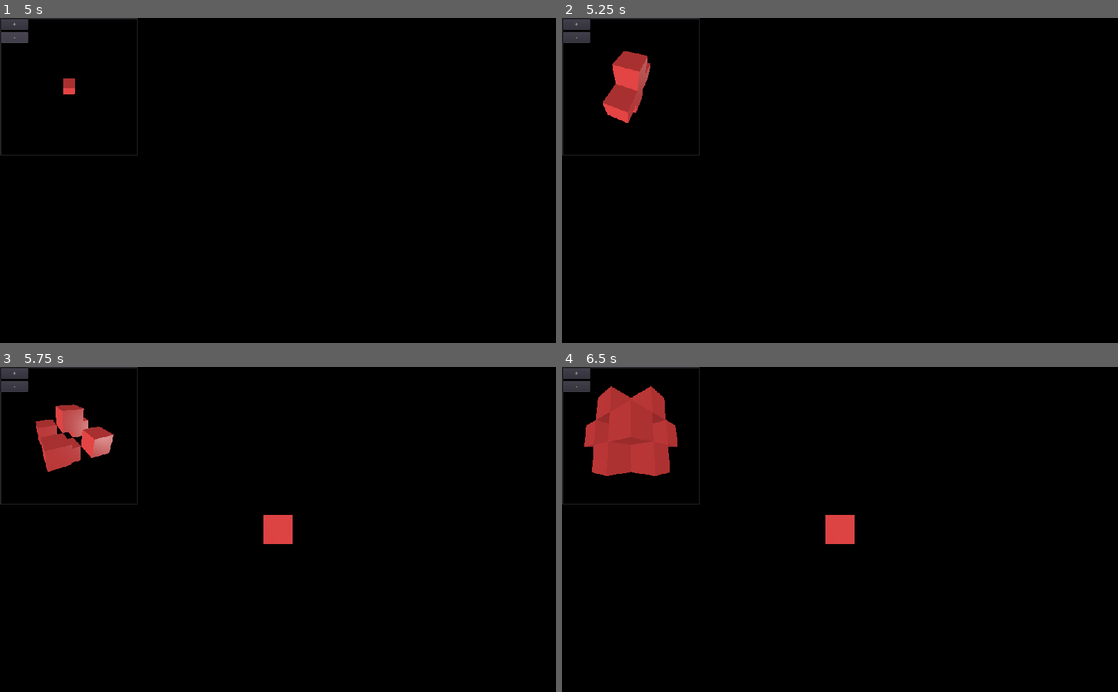
Above: before the commit, frames 1-4 (two rows, left to right).
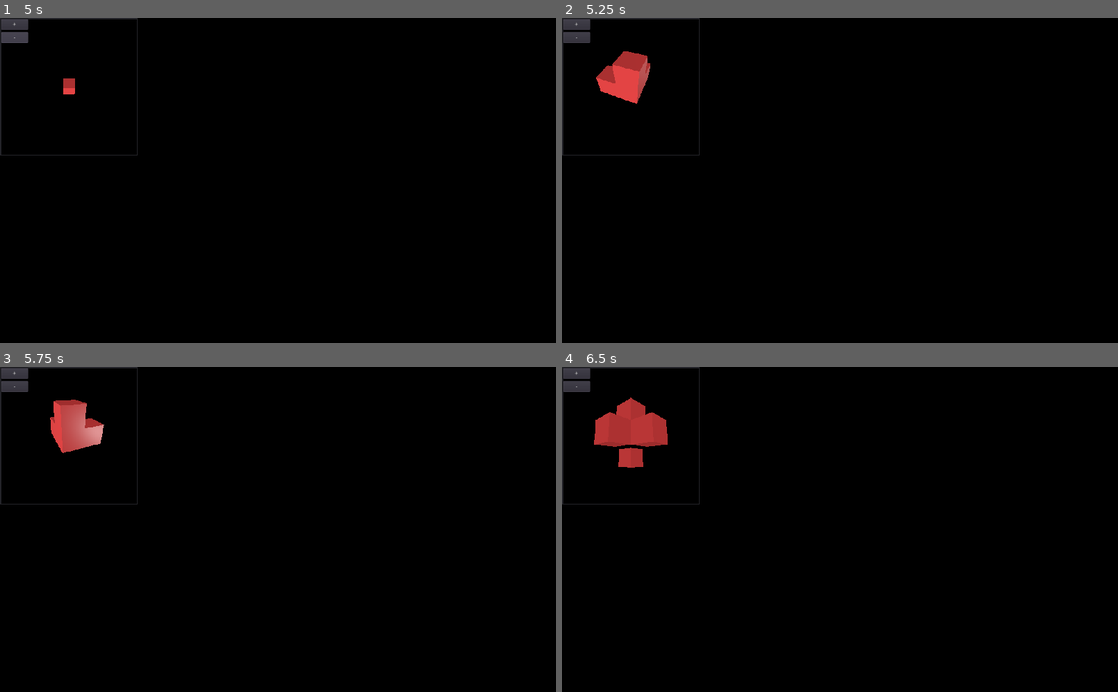
Above: after the commit, the same moments.

Repository: voxelv/blockbeat
Game: Godot game, scene res://main/main.tscn
Same seed, same stepped clock (60 frames per second), same inputs: the game is played once before the commit and once after it.
Inputs (mouse positions are in pixels of both pictures, inside the frame that each line leads up to):
- Up to frame 1 (5 s): click "+" at 0.5 s; click "-" at 1.25 s; click "+" at 2 s; click "-" at 2.75 s; click "+" at 3.5 s; click "-" at 4.25 s
- Up to frame 2 (5.25 s): tap Enter (ui_accept) at 5, 5.1 s; move the mouse to (962, 164) at 5.02 s; click (962, 164) at 5.17 s
- Up to frame 3 (5.75 s): tap Enter (ui_accept) at 5.27, 5.57 s
- Up to frame 4 (6.5 s): move the mouse to (728, 545) at 5.77 s; tap Down (cam_down) at 5.85 s; click (728, 545) at 5.92 s; tap Enter (ui_accept) at 6.02, 6.05, 6.32 s

Frame 1 is identical in both runs. In frame 2, 0.7% of the frame differs, in the area x 6-15%, y 14-33%; in frame 3, 1.9%; in frame 4, 2.5%, in the area x 4-53%, y 5-55%.

Commit message:
shape checking working

Diff:
--- a/src/main/main.gd
+++ b/src/main/main.gd
@@ -6,12 +6,23 @@
 onready var goal_camera = find_node("goal_camera") as _goal_camera_pre
 
 func _ready():
-	pass
+	randomize()
+	player_shape.connect("cubes_changed", self, "_on_player_shape_cubes_changed")
 
 func _process(delta):
 	if Input.is_action_just_pressed("ui_accept"):
-		var size = shapes_lib.SIZE.values()[randi() % (shapes_lib.SIZE.keys().size()-1) + 1]
-		var shape_list = shapes_lib.shapes[size]
-		var shape_data = shape_list[randi() % shape_list.size()]
-		goal_shape.set_shape(shape_data)
-		goal_camera.set_zoom_for_size(size)
+		next_shape()
+		player_shape.set_shape(shapes_lib.NULL_SHAPE)
+
+func _on_player_shape_cubes_changed():
+	if shapes_lib.shapes_match(player_shape.cubes.keys(), goal_shape.cubes.keys()):
+		next_shape()
+		player_shape.set_shape(shapes_lib.NULL_SHAPE)
+
+func next_shape():
+#	var size = shapes_lib.SIZE.values()[randi() % (shapes_lib.SIZE.keys().size()-1) + 1]
+	var size = shapes_lib.SIZE.THREE
+	var shape_list = shapes_lib.shapes[size]
+	var shape_data = shape_list[shape_list.keys()[randi() % len(shape_list.keys())]]
+	goal_shape.set_shape(shape_data)
+	goal_camera.set_zoom_for_size(size)
--- a/src/main/main.tscn
+++ b/src/main/main.tscn
@@ -1,28 +1,32 @@
-[gd_scene load_steps=9 format=2]
+[gd_scene load_steps=10 format=2]
 
 [ext_resource path="res://main/main.gd" type="Script" id=1]
-[ext_resource path="res://main/lighting.tscn" type="PackedScene" id=2]
-[ext_resource path="res://main/main_camera.tscn" type="PackedScene" id=3]
-[ext_resource path="res://main/player_shape/player_shape.tscn" type="PackedScene" id=4]
-[ext_resource path="res://black_environment.tres" type="Environment" id=5]
-[ext_resource path="res://main/goal_shape/goal_camera.tscn" type="PackedScene" id=6]
-[ext_resource path="res://main/goal_shape/goal_shape.tscn" type="PackedScene" id=7]
+[ext_resource path="res://util/gizmo.tscn" type="PackedScene" id=2]
+[ext_resource path="res://main/lighting.tscn" type="PackedScene" id=3]
+[ext_resource path="res://main/main_camera.tscn" type="PackedScene" id=4]
+[ext_resource path="res://main/player_shape/player_shape.tscn" type="PackedScene" id=5]
+[ext_resource path="res://black_environment.tres" type="Environment" id=6]
+[ext_resource path="res://main/goal_shape/goal_camera.tscn" type="PackedScene" id=7]
+[ext_resource path="res://main/goal_shape/goal_shape.tscn" type="PackedScene" id=8]
 
 [sub_resource type="World" id=1]
 
 [node name="main" type="Node"]
 script = ExtResource( 1 )
 
-[node name="Lighting" parent="." instance=ExtResource( 2 )]
+[node name="gizmo" parent="." instance=ExtResource( 2 )]
+visible = false
 
-[node name="cam" parent="." instance=ExtResource( 3 )]
+[node name="Lighting" parent="." instance=ExtResource( 3 )]
+
+[node name="cam" parent="." instance=ExtResource( 4 )]
 mouse_control = true
 max_zoom = 7.0
 
-[node name="player_shape" parent="." instance=ExtResource( 4 )]
+[node name="player_shape" parent="." instance=ExtResource( 5 )]
 
 [node name="WorldEnvironment" type="WorldEnvironment" parent="."]
-environment = ExtResource( 5 )
+environment = ExtResource( 6 )
 
 [node name="Control2" type="Control" parent="."]
 margin_right = 254.0
@@ -59,15 +63,18 @@
 render_target_update_mode = 3
 
 [node name="WorldEnvironment" type="WorldEnvironment" parent="Control2/MarginContainer/Control/ViewportContainer/Viewport"]
-environment = ExtResource( 5 )
+environment = ExtResource( 6 )
 
 [node name="Spatial" type="Spatial" parent="Control2/MarginContainer/Control/ViewportContainer/Viewport"]
 
-[node name="Lighting" parent="Control2/MarginContainer/Control/ViewportContainer/Viewport/Spatial" instance=ExtResource( 2 )]
+[node name="Lighting" parent="Control2/MarginContainer/Control/ViewportContainer/Viewport/Spatial" instance=ExtResource( 3 )]
 
-[node name="goal_camera" parent="Control2/MarginContainer/Control/ViewportContainer/Viewport/Spatial" instance=ExtResource( 6 )]
+[node name="goal_camera" parent="Control2/MarginContainer/Control/ViewportContainer/Viewport/Spatial" instance=ExtResource( 7 )]
 
-[node name="goal_shape" parent="Control2/MarginContainer/Control/ViewportContainer/Viewport/Spatial" instance=ExtResource( 7 )]
+[node name="goal_shape" parent="Control2/MarginContainer/Control/ViewportContainer/Viewport/Spatial" instance=ExtResource( 8 )]
+
+[node name="gizmo" parent="Control2/MarginContainer/Control/ViewportContainer/Viewport/Spatial" instance=ExtResource( 2 )]
+visible = false
 
 [node name="VBoxContainer" type="VBoxContainer" parent="Control2/MarginContainer/Control"]
 margin_right = 50.0
--- a/src/main/shape_manager.gd
+++ b/src/main/shape_manager.gd
@@ -1,4 +1,6 @@
 extends Spatial
+
+signal cubes_changed
 
 var cube_pre = preload("res://main/player_shape/cube.tscn")
 
@@ -11,6 +13,7 @@
 	if not new_cube.coord in cubes.keys():
 		add_child(new_cube)
 		cubes[new_cube.coord] = new_cube
+		emit_signal("cubes_changed")
 		return(new_cube)
 	else:
 		new_cube.free()
@@ -25,10 +28,12 @@
 		var delete_cube = cubes[cube.coord]
 		cubes.erase(cube.coord)
 		delete_cube.queue_free()
+		emit_signal("cubes_changed")
 	elif key and key in cubes.keys():
 		var delete_cube = cubes[key] as Spatial
 		cubes.erase(key)
 		delete_cube.queue_free()
+		emit_signal("cubes_changed")
 
 func get_face(v_normalized:Vector3):
 	var face = Vector3.ZERO
--- a/src/util/autoload/shapes_lib.gd
+++ b/src/util/autoload/shapes_lib.gd
@@ -7,56 +7,77 @@
 			SEVEN,
 #			NINE
 			}
+enum COORD {X, Y, Z}
+
+const NULL_SHAPE = []
 
 var _shapes_3 = {
-	0: [[0, 0, 0]],
-	1: [[0, 0, 0],[0, 0, 1],[-1, 0, 0],[0, 0, -1],[1, 0, 0]],
+#	0: [[0, 0, 0]],
+#	1: [[0, 0, 0],[0, 0, 1],[-1, 0, 0],[0, 0, -1],[1, 0, 0]],
 	2: [[0, 0, 0],[0, 0, 1],[-1, 0, 0],[0, 1, 0]],
-	3: [[0, 0, 0],[0, 0, 1],[-1, 0, 0],[0, 0, -1],[1, 0, 0],[0, 1, 0],[0, -1, 0]],
-	4: [[0, 1, -1],[-1, 1, 0],[-1, -1, 0],[0, -1, -1],[1, 0, -1],[-1, 0, -1],[-1, 0, 1],[1, 0, 1],[1, 1, 0],[0, 1, 1],[1, -1, 0],[0, -1, 1]],
-	5: [[-1, -1, -1],[1, -1, -1],[1, -1, 1],[-1, -1, 1],[1, 1, -1],[-1, 1, 1],[1, 1, 1],[-1, 1, -1]],
-	6: [[1, 0, -1],[-1, 0, -1],[1, 0, 1],[-1, 0, 1],[0, 1, 0],[0, -1, 0]],
+#	3: [[0, 0, 0],[0, 0, 1],[-1, 0, 0],[0, 0, -1],[1, 0, 0],[0, 1, 0],[0, -1, 0]],
+#	4: [[0, 1, -1],[-1, 1, 0],[-1, -1, 0],[0, -1, -1],[1, 0, -1],[-1, 0, -1],[-1, 0, 1],[1, 0, 1],[1, 1, 0],[0, 1, 1],[1, -1, 0],[0, -1, 1]],
+#	5: [[-1, -1, -1],[1, -1, -1],[1, -1, 1],[-1, -1, 1],[1, 1, -1],[-1, 1, 1],[1, 1, 1],[-1, 1, -1]],
+#	6: [[1, 0, -1],[-1, 0, -1],[1, 0, 1],[-1, 0, 1],[0, 1, 0],[0, -1, 0]],
 	7: [[0, 1, 0],[-1, 0, 0],[0, 0, -1],[1, -1, 1]],
-	8: [[1, -1, 1],[-1, 0, -1],[0, 1, -1],[-1, 1, 0],[-1, 1, -1],[1, -1, 0],[1, 0, 1],[0, -1, 1]],
-	9: [[-1, 0, 0],[0, -1, 0],[1, 0, 0],[0, 0, 0],[0, 1, 0]],
+#	8: [[1, -1, 1],[-1, 0, -1],[0, 1, -1],[-1, 1, 0],[-1, 1, -1],[1, -1, 0],[1, 0, 1],[0, -1, 1]],
+#	9: [[-1, 0, 0],[0, -1, 0],[1, 0, 0],[0, 0, 0],[0, 1, 0]],
 }
 
 var _shapes_5 = {
-	0: [[-1, 0, 0],[0, -1, 0],[1, 0, 0],[0, 0, 0],[0, 1, 0],[0, 0, 1],[0, 0, 2],[2, 0, 0],[0, 0, -1],[0, 0, -2],[0, -2, 0],[-2, 0, 0],[0, 2, 0]],
-	1: [[0, 0, 2],[2, 0, 0],[0, 0, -2],[0, -2, 0],[0, 2, 0],[2, 0, 2],[2, 0, -2],[-2, 0, -2],[-2, 0, 0],[-2, 0, 2]],
-	2: [[0, 0, 2],[0, 0, -2],[0, -2, 0],[0, 2, 0],[0, 0, 0],[0, 2, 1],[0, 2, 2],[0, 1, 2],[0, 2, -1],[0, 2, -2],[0, 1, -2],[0, -1, 2],[0, -2, 2],[0, -2, 1],[0, -2, -1],[0, -1, -2],[0, -2, -2]],
-	3: [[0, 0, 2],[0, 0, -2],[0, -2, 0],[0, …(293 unchanged characters)…
-	4: [[0, 0, 0],[0, -2, 0],[0, 2, 0],[0, 1, 0],[-1, 1, 0],[1, 1, 0],[0, -1, 0]],
-	5: [[-1, 2, 0],[1, 2, 0],[-2, -1, 0],[-1, -2, 0],[0, -2, 0],[1, -2, 0],[2, -1, 0],[-1, 1, 0],[1, 1, 0]],
-	6: [[0, 0, 0],[2, 0, 0],[-2, 0, 0],[0,  …(326 unchanged characters)…
-	7: [[0, 0, 0],[1, 0, 0],[2, 0, 0],[0, 0, 1],[0, 0, 2],[-1, 0, 0],[-2, 0, 0],[0, 0, -1],[0, 0, -2],[0, -1, 0],[0, -2, 0],[0, 1, 0],[0, 2, 0],[0, 1, -1],[-1, 1, 0],[0, 1, 1],[1, 1, 0],[1, 0, 1],[1, 0, -1],[-1, 0, -1],[-1, 0, 1]],
-	8: [[0, 0, 0],[1, 0, 0],[2, 0, 0],[0, 0, 1],[0, 0, 2],[-1, 0, 0],[-2, 0, 0],[0, 0, -1],[0, 0, -2],[0, -1, 0],[0, -2, 0],[0, 1, 0],[0, 2, 0],[0, 1, -1],[-1, 1, 0],[0, 1, 1],[1, 1, 0],[1, 0, 1],[1, 0, -1],[-1, 0, -1],[-1, 0, 1],[1, -1, 0],[0, -1, -1],[-1, -1, 0],[0, -1, 1]],
-	9: [[0, 0, 0],[-2, 2, -2],[-2, 2, 2],[-2, -2, 2],[-2, -2, -2],[2, -2, -2],[2, 2, -2],[2, 2, 2],[2, -2, 2]],
+#	0: [[-1, 0, 0],[0, -1, 0],[1, 0, 0],[0, 0, 0],[0, 1, 0],[0, 0, 1],[0, 0, 2],[2, 0, 0],[0, 0, -1],[0, 0, -2],[0, -2, 0],[-2, 0, 0],[0, 2, 0]],
+#	1: [[0, 0, 2],[2, 0, 0],[0, 0, -2],[0, -2, 0],[0, 2, 0],[2, 0, 2],[2, 0, -2],[-2, 0, -2],[-2, 0, 0],[-2, 0, 2]],
+#	2: [[0, 0, 2],[0, 0, -2],[0, -2, 0],[0, 2, 0],[0, 0, 0],[0, 2, 1],[0, 2, 2],[0, 1, 2],[0, 2, -1],[0, 2, -2],[0, 1, -2],[0, -1, 2],[0, -2, 2],[0, -2, 1],[0, -2, -1],[0, -1, -2],[0, -2, -2]],
+#	3: [[0, 0, 2],[0, 0, -2],[0, -2, 0],[0, …(293 unchanged characters)…
+#	4: [[0, 0, 0],[0, -2, 0],[0, 2, 0],[0, 1, 0],[-1, 1, 0],[1, 1, 0],[0, -1, 0]],
+#	5: [[-1, 2, 0],[1, 2, 0],[-2, -1, 0],[-1, -2, 0],[0, -2, 0],[1, -2, 0],[2, -1, 0],[-1, 1, 0],[1, 1, 0]],
+#	6: [[0, 0, 0],[2, 0, 0],[-2, 0, 0],[0,  …(326 unchanged characters)…
+#	7: [[0, 0, 0],[1, 0, 0],[2, 0, 0],[0, 0, 1],[0, 0, 2],[-1, 0, 0],[-2, 0, 0],[0, 0, -1],[0, 0, -2],[0, -1, 0],[0, -2, 0],[0, 1, 0],[0, 2, 0],[0, 1, -1],[-1, 1, 0],[0, 1, 1],[1, 1, 0],[1, 0, 1],[1, 0, -1],[-1, 0, -1],[-1, 0, 1]],
+#	8: [[0, 0, 0],[1, 0, 0],[2, 0, 0],[0, 0, 1],[0, 0, 2],[-1, 0, 0],[-2, 0, 0],[0, 0, -1],[0, 0, -2],[0, -1, 0],[0, -2, 0],[0, 1, 0],[0, 2, 0],[0, 1, -1],[-1, 1, 0],[0, 1, 1],[1, 1, 0],[1, 0, 1],[1, 0, -1],[-1, 0, -1],[-1, 0, 1],[1, -1, 0],[0, -1, -1],[-1, -1, 0],[0, -1, 1]],
+#	9: [[0, 0, 0],[-2, 2, -2],[-2, 2, 2],[-2, -2, 2],[-2, -2, -2],[2, -2, -2],[2, 2, -2],[2, 2, 2],[2, -2, 2]],
 }
 
 var _shapes_7 = {
-	0: [[0, 0, 0],[-3, 3, 3],[-3, 3, -3],[-3, -3, 3],[-3, -3, -3],[3, -3, -3],[3, -3, 3],[3, 3, -3],[3, 3, 3],[1, -1, -1],[2, -2, -2],[1, -1, 1],[2, -2, 2],[-1, -1, 1],[-2, -2, 2],[-1, -1, -1],[-2, -2, -2],[-1, 1, -1],[-1, 1, 1],[1, 1, 1],[1, 1, -1],[2, 2, -2],[-2, 2, -2],[-2, 2, 2],[2, 2, 2]],
-	1: [[0, 0, 3],[0, 0, -3],[0, -1, 2],[0, …(329 unchanged characters)…
-	2: [[0, 0, 3],[0, 0, -3],[0, -1, 2],[0, …(653 unchanged characters)…
-	3: [[3, 0, 0],[3, 1, 0],[3, 2, 0],[3, 3 …(314 unchanged characters)…
-	4: [[3, 0, 0],[3, 1, 0],[3, 2, 0],[3, 3 …(282 unchanged characters)…
-	5: [[0, 0, -3],[0, 0, 3],[0, 3, 0],[0, 0, 0],[0, -3, 0],[-3, 0, 0],[3, 0, 0],[0, 1, 0],[0, 2, 0],[0, -2, 0],[0, -1, 0]],
-	6: [[0, 3, 0],[0, -3, 0],[0, 2, 0],[0,  …(286 unchanged characters)…
-	7: [[-1, 0, 3],[1, 0, 3],[3, 0, 1],[3,  …(425 unchanged characters)…
-	8: [[3, 0, 3],[3, 3, 3],[3, 1, 3],[3, 2 …(742 unchanged characters)…
-	9: [[3, 3, 3],[3, 2, 3],[3, -2, 3],[3,  …(344 unchanged characters)…
+#	0: [[0, 0, 0],[-3, 3, 3],[-3, 3, -3],[-3, -3, 3],[-3, -3, -3],[3, -3, -3],[3, -3, 3],[3, 3, -3],[3, 3, 3],[1, -1, -1],[2, -2, -2],[1, -1, 1],[2, -2, 2],[-1, -1, 1],[-2, -2, 2],[-1, -1, -1],[-2, -2, -2],[-1, 1, -1],[-1, 1, 1],[1, 1, 1],[1, 1, -1],[2, 2, -2],[-2, 2, -2],[-2, 2, 2],[2, 2, 2]],
+#	1: [[0, 0, 3],[0, 0, -3],[0, -1, 2],[0, …(329 unchanged characters)…
+#	2: [[0, 0, 3],[0, 0, -3],[0, -1, 2],[0, …(653 unchanged characters)…
+#	3: [[3, 0, 0],[3, 1, 0],[3, 2, 0],[3, 3 …(314 unchanged characters)…
+#	4: [[3, 0, 0],[3, 1, 0],[3, 2, 0],[3, 3 …(282 unchanged characters)…
+#	5: [[0, 0, -3],[0, 0, 3],[0, 3, 0],[0, 0, 0],[0, -3, 0],[-3, 0, 0],[3, 0, 0],[0, 1, 0],[0, 2, 0],[0, -2, 0],[0, -1, 0]],
+#	6: [[0, 3, 0],[0, -3, 0],[0, 2, 0],[0,  …(286 unchanged characters)…
+#	7: [[-1, 0, 3],[1, 0, 3],[3, 0, 1],[3,  …(425 unchanged characters)…
+#	8: [[3, 0, 3],[3, 3, 3],[3, 1, 3],[3, 2 …(742 unchanged characters)…
+#	9: [[3, 3, 3],[3, 2, 3],[3, -2, 3],[3,  …(344 unchanged characters)…
 }
 
 #var shapes_9 = {}
 
 var shapes = {
-	SIZE.NONE:[],
+	SIZE.NONE:[[]],
 	SIZE.THREE:_shapes_3,
 	SIZE.FIVE:_shapes_5,
 	SIZE.SEVEN: _shapes_7,
 #	SIZE.NINE: _shapes_9,
 }
 
-func cubes_match(d1:Dictionary, d2:Dictionary):
-	var c1 = d1.keys()
-	var c2 = d2.keys()
+func shapes_match(shape1:Array, shape2:Array):
+
+	if len(shape1) != len(shape2):
+		return(false)
+
+	var matched = true
+	for pos1 in shape1:
+		# 4 rotations
+		var p1 = [ pos1[COORD.X], pos1[COORD.Y],  pos1[COORD.Z]]
+		var p2 = [ pos1[COORD.X], pos1[COORD.Y], -pos1[COORD.Z]]
+		var p3 = [-pos1[COORD.X], pos1[COORD.Y],  pos1[COORD.Z]]
+		var p4 = [-pos1[COORD.X], pos1[COORD.Y], -pos1[COORD.Z]]
+		var b1 = p1 in shape2
+		var b2 = p2 in shape2
+		var b3 = p3 in shape2
+		var b4 = p4 in shape2
+
+		if not (b1 or b2 or b3 or b4):
+			matched = false
+			break
+	return matched
--- /dev/null
+++ b/src/util/gizmo.tscn
@@ -0,0 +1,39 @@
+[gd_scene load_steps=7 format=2]
+
+[sub_resource type="SpatialMaterial" id=2]
+albedo_color = Color( 1, 0, 0, 1 )
+
+[sub_resource type="CubeMesh" id=3]
+material = SubResource( 2 )
+size = Vector3( 100, 0.1, 0.1 )
+
+[sub_resource type="SpatialMaterial" id=4]
+albedo_color = Color( 0, 1, 0, 1 )
+
+[sub_resource type="CubeMesh" id=5]
+material = SubResource( 4 )
+size = Vector3( 0.1, 100, 0.1 )
+
+[sub_resource type="SpatialMaterial" id=6]
+albedo_color = Color( 0, 0, 1, 1 )
+
+[sub_resource type="CubeMesh" id=7]
+material = SubResource( 6 )
+size = Vector3( 0.1, 0.1, 100 )
+
+[node name="gizmo" type="Spatial"]
+
+[node name="x_gizmo" type="MeshInstance" parent="."]
+transform = Transform( 1, 0, 0, 0, 1, 0, 0, 0, 1, 50, 0, 0 )
+mesh = SubResource( 3 )
+material/0 = null
+
+[node name="y_gizmo" type="MeshInstance" parent="."]
+transform = Transform( 1, 0, 0, 0, 1, 0, 0, 0, 1, 0, 50, 0 )
+mesh = SubResource( 5 )
+material/0 = null
+
+[node name="z_gizmo" type="MeshInstance" parent="."]
+transform = Transform( 1, 0, 0, 0, 1, 0, 0, 0, 1, 0, 0, 50 )
+mesh = SubResource( 7 )
+material/0 = null
